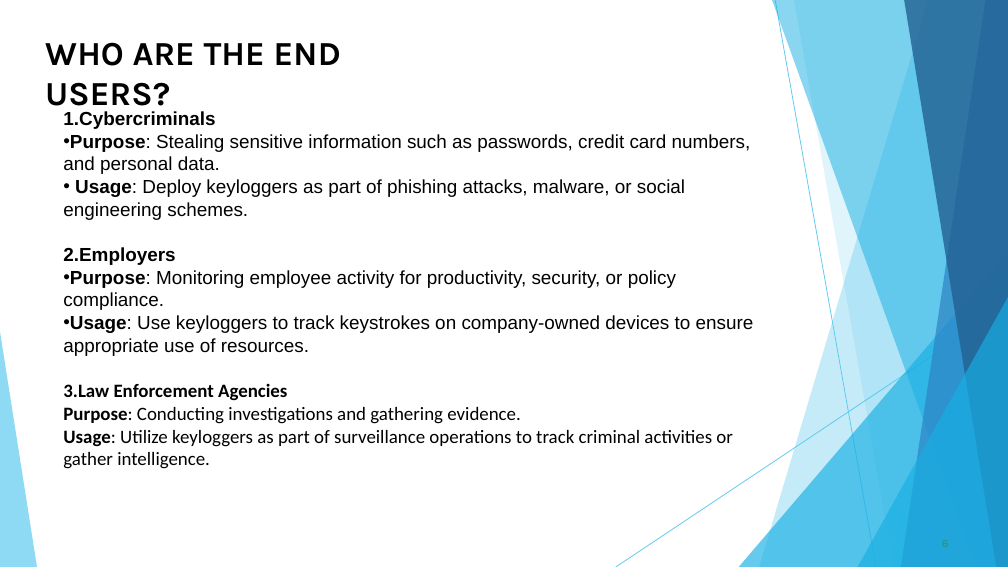
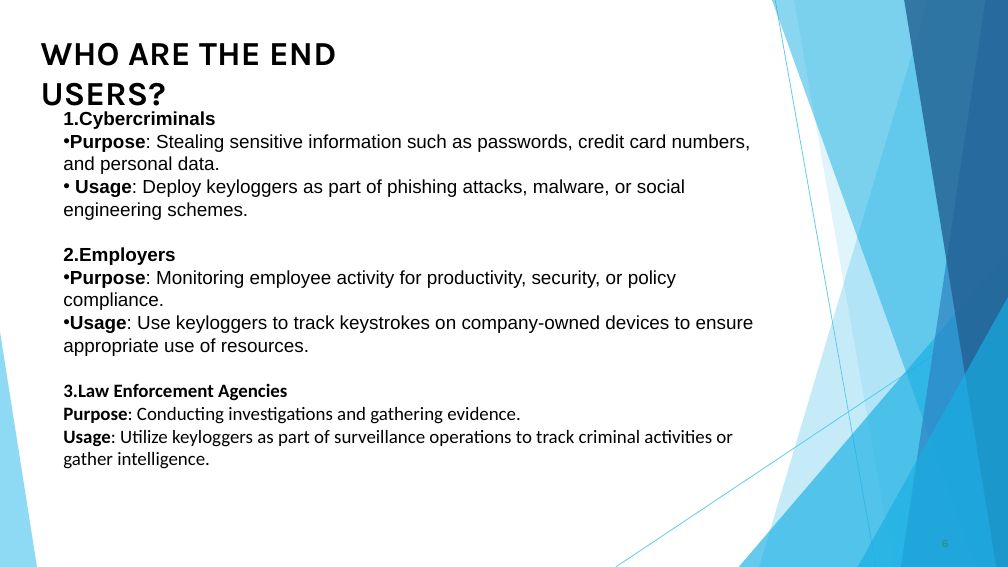
Before and after one commit to Narendravysyaraju/Narendra_project, a slide deck: slide 6 of NARENDRA.pptx. Drawn at 1008x567 pixels with LibreOffice and Linux fonts; fonts in the diff are those of the drawing. Boxes give left, top, right and bottom in pixels: in the first picture for what was removed or moved away, otherwise in the second. Text is boxed around its words. In the diff, an @@ line names an element or a change of style, - is before the commit and + after.

```diff
--- a/NARENDRA.pptx
+++ b/NARENDRA.pptx
@@ title "WHO ARE THE END USERS?": place and size @@
-title "WHO ARE THE END USERS?" at (45,42,341,114)
+title "WHO ARE THE END USERS?" at (41,42,336,114)
```
Also in this commit, not shown: 3 other slides changed.
